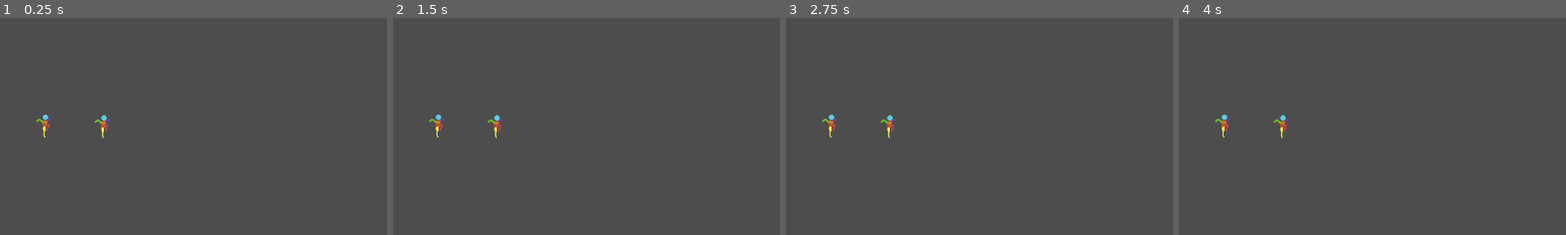
Above: before the commit, frames 1-4 (left to right).
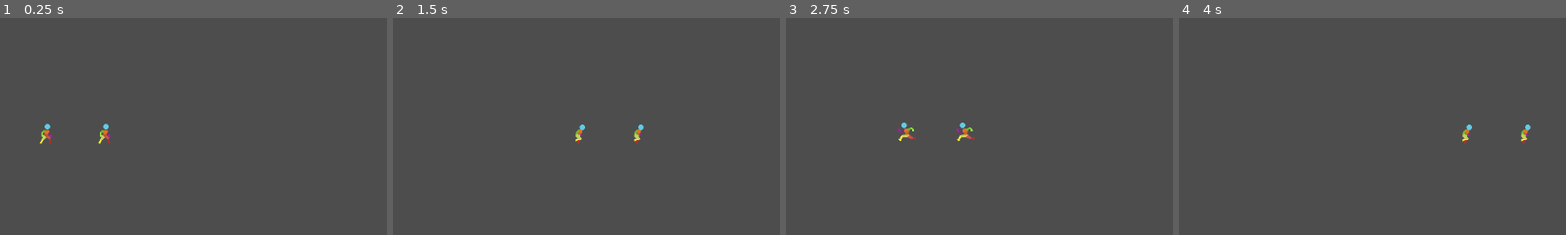
Above: after the commit, the same moments.

Repository: Super-Chess-Bros-Studios/Super-Chess-Bros
Game: Godot game, scene res://Scenes/testScene.tscn
The game is run twice, just before and just after one commit, with the same random seed, the same clock (stepped at 60 frames per second) and the same inputs.
Inputs:
- Up to frame 1 (0.25 s): no input
- Up to frame 2 (1.5 s): tap Enter (ui_accept) at 0.5, 0.77 s; hold Right (right) from 0.53 s (still down)
- Up to frame 3 (2.75 s): tap Enter (ui_accept) at 1.52 s; release Right (right) at 2.03 s; hold Left (left) from 2.03 s (still down)
- Up to frame 4 (4 s): release Left (left) at 2.78 s; hold Right (right) from 2.78 s (still down); tap Enter (ui_accept) at 3.02, 3.77 s
The pictures show only the part of the screen within x 40-90%, y 21-71%; the shares and areas given below are measured in that part.

The runs differ from the first frame. In frame 1, 0.5% of the frame differs, in the area x 9-29%, y 44-59%; in frame 2, 0.5%; in frame 3, 0.6%, in the area x 9-49%, y 44-57%; in frame 4, 0.5%.

Commit message:
quick fix multiplayer
changed _physic_process to _process

Diff:
--- a/scripts/character_scripts/state_machine/state_machine.gd
+++ b/scripts/character_scripts/state_machine/state_machine.gd
@@ -2,8 +2,8 @@
 
 @export var device_id: int
 var input : DeviceInput
+
 var current_state : CharacterState
-
 # Dictionary of State objects
 var states : Dictionary = {}
 
@@ -14,35 +14,24 @@
 @export var initial_state : CharacterState
 
 
-func _ready():
-	# Delay initialization until joypad is ready
-	var devices = Input.get_connected_joypads()
-	print(devices)
-	print("Expected device_id: ", device_id)
-
-	# If the device is already connected and actions are ready
-	if MultiplayerInput.device_actions.has(device_id):
-		_init_device_input()
-	else:
-		# Wait until device connects and its actions are created
-		Input.joy_connection_changed.connect(_on_joy_connection_changed)
-
-
 #_ready is called when the node is first created automatically by Godot.
 #Essentially, it fills up the dictionary with each Character_State node under the
 #State Machine in the scene tree.
-func _init_device_input():
+func _ready():
+	var devices = Input.get_connected_joypads()
+	print(devices)
+
 	input = DeviceInput.new(device_id)
 	var char_attributes_class = load("res://scripts/character_scripts/state_machine/states/character_attributes.gd")
 	var char_attributes = char_attributes_class.new()
-
 	for child in get_children():
 		if child is CharacterState:
+			#to_lower is a precaution, of course.
 			states[child.name.to_lower()] = child
-			child.char_attributes = char_attributes
+			child.char_attributes = char_attributes # points to this single instance of char_attributes.
 			child.input = input
 			child.Transitioned.connect(on_child_transitioned)
-
+	#Checks if there's an initial state set in the State Machine node.
 	if initial_state:
 		initial_state.char_attributes.cur_dir = DIRECTION.right
 		initial_state.Enter()
@@ -50,12 +39,14 @@
 		char_attributes.cur_dir = DIRECTION.right
 	else:
 		push_error("There's no initial state set!")
+		return
+
 #Updates the current state chosen by the state machine.
 #func _process(delta):
 	#if current_state:
 
 #Since Physics is run on a separate server or something, it also has to be updated (?)
-func _physics_process(delta):
+func _process(delta):
 	if current_state:
 		current_state.Physics_Update(delta)
 		current_state.Update(delta)
@@ -77,14 +68,3 @@
 	new_state.Enter()
 
 	current_state = new_state
-
-
-func _on_joy_connection_changed(device: int, connected: bool):
-	if device == device_id and connected:
-		# Make sure actions are initialized
-		if MultiplayerInput.device_actions.has(device):
-			_init_device_input()
-		else:
-			await get_tree().create_timer(0.1).timeout  # Delay a bit, let MultiplayerInput catch up
-			if MultiplayerInput.device_actions.has(device):
-				_init_device_input()
